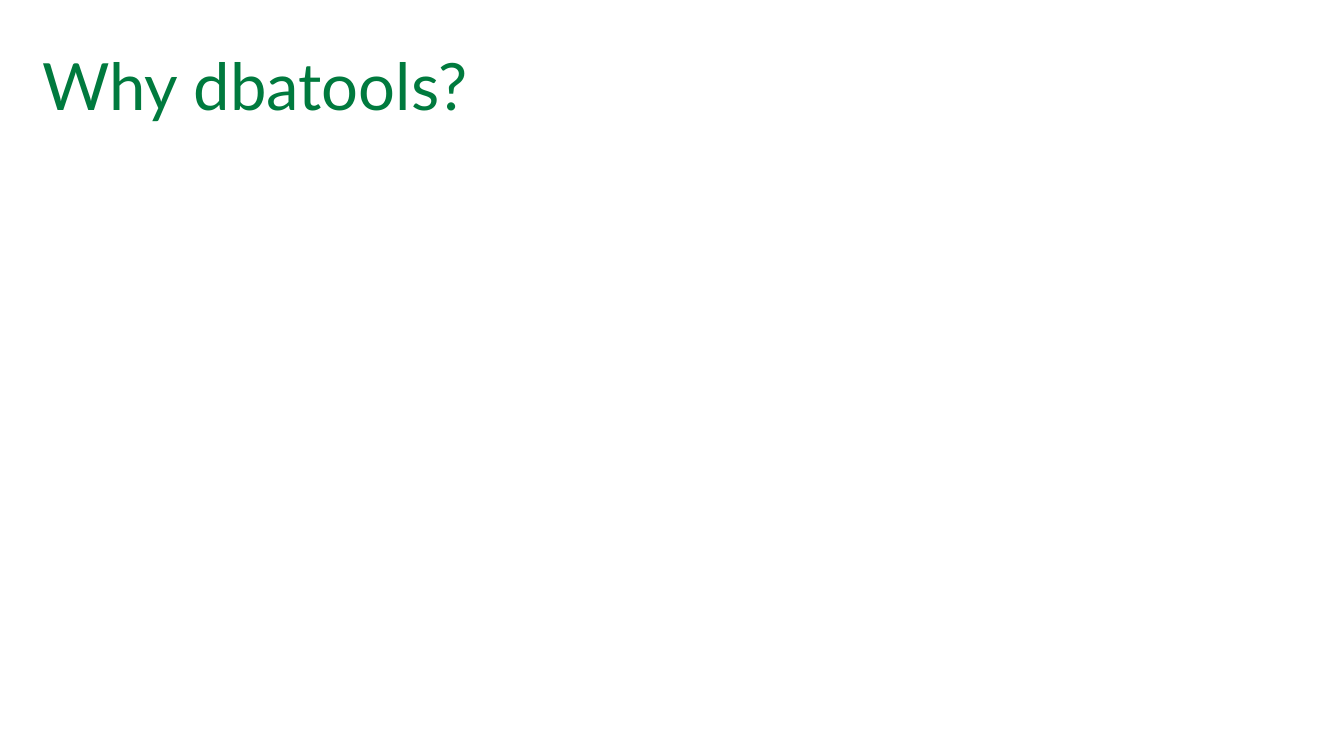
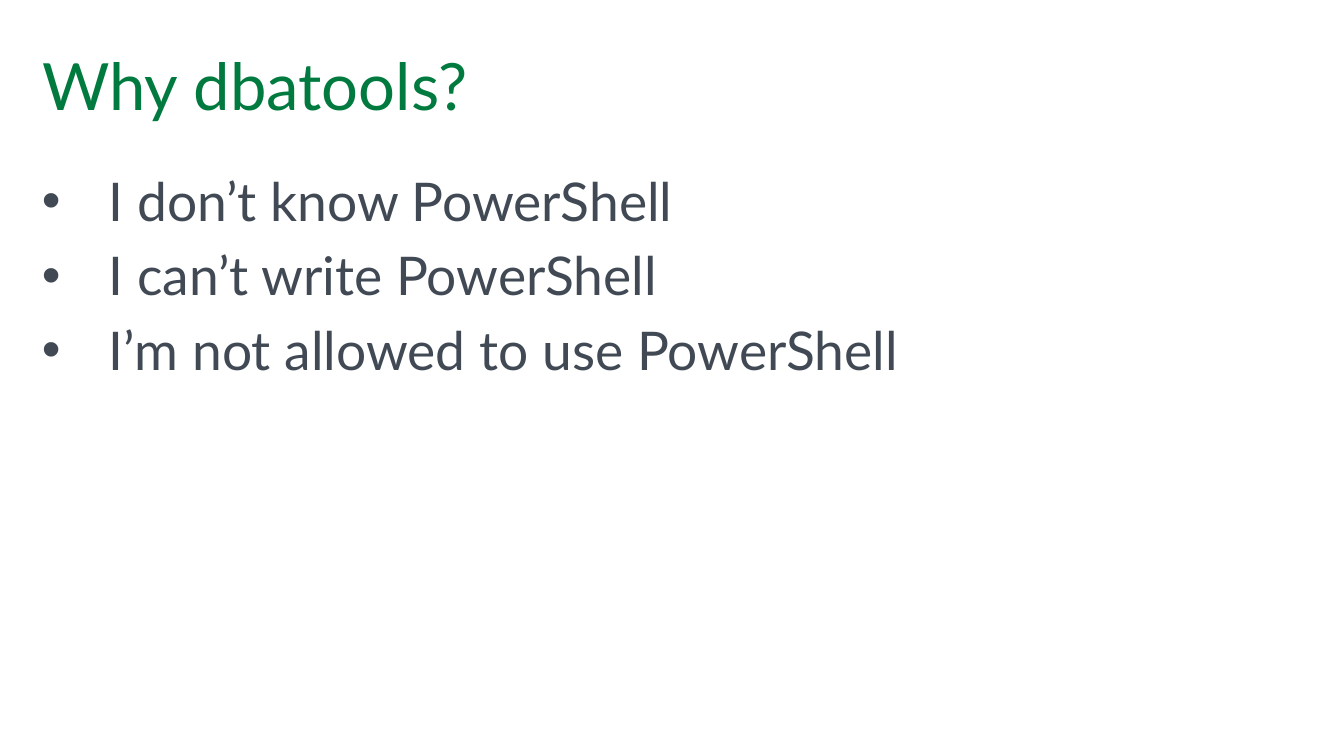
Before and after one commit to dataplat/community-presentations, a slide deck: slide 4 of andy-levy/BackupManagement/Backup Management with dbatools.pptx (slide 3 before the commit). Drawn at 1344x756 pixels with LibreOffice and Linux fonts; fonts in the diff are those of the drawing; background and template pictures are left out. Boxes give left, top, right and bottom in pixels: in the first picture for what was removed or moved away, otherwise in the second. Text is boxed around its words. In the diff, an @@ line names an element or a change of style, - is before the commit and + after.

```diff
--- a/andy-levy/BackupManagement/Backup Management with dbatools.pptx
+++ b/andy-levy/BackupManagement/Backup Management with dbatools.pptx
@@ text added at <box>109,180,898,371</box>, 36 pt, text #414A54 @@
+• I don’t know PowerShell
+• I can’t write PowerShell
+• I’m not allowed to use PowerShell
```
Also in this commit, not shown: 3 slides added, 1 other file.
